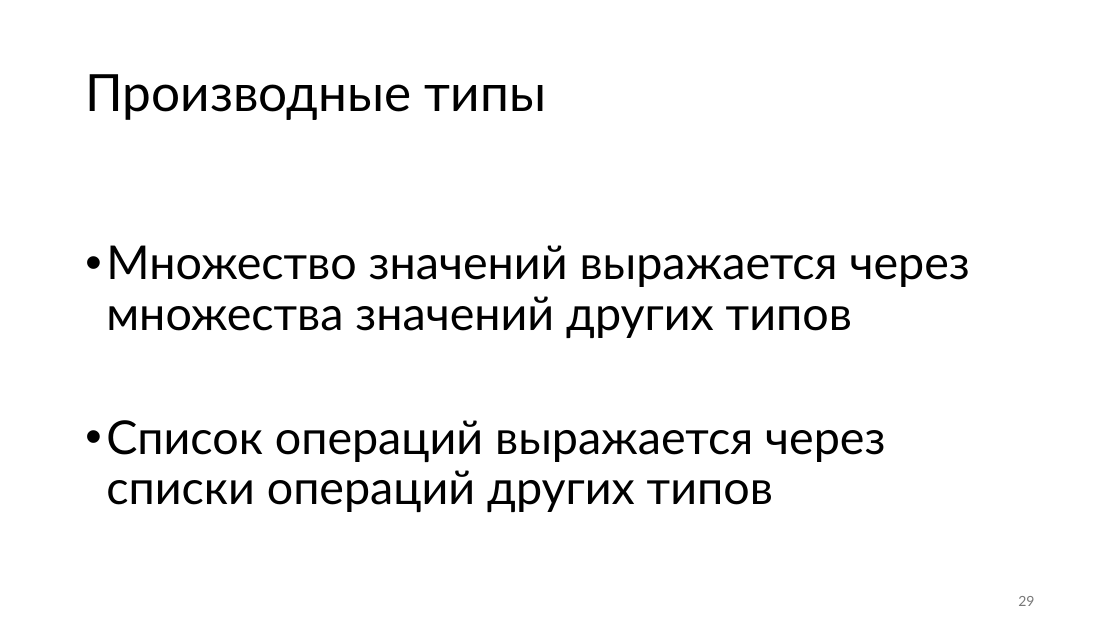
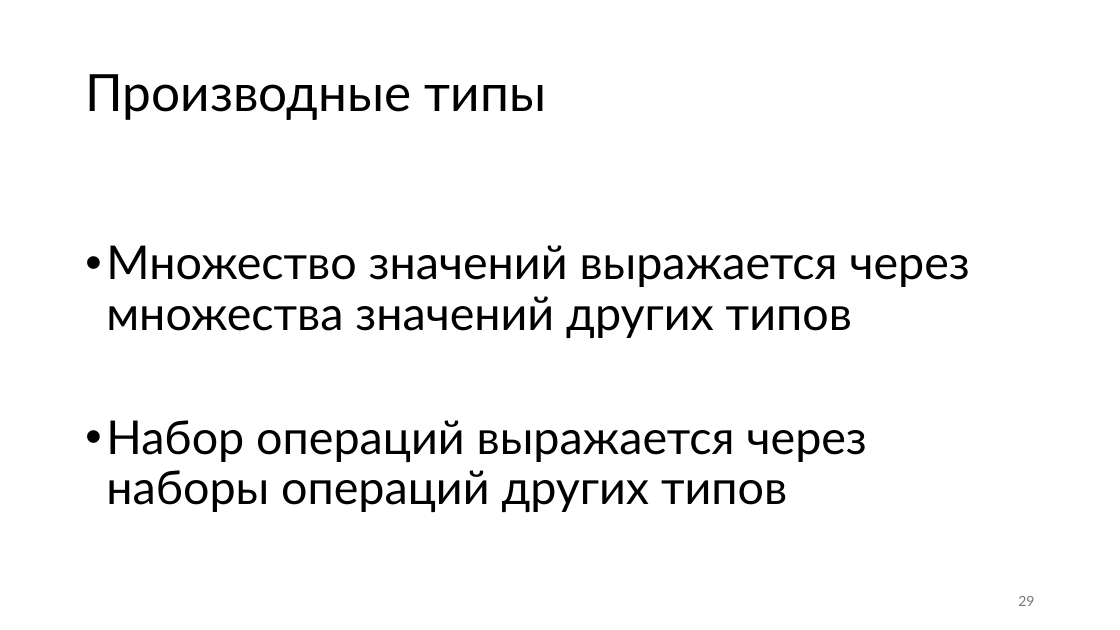
Before and after one commit to Evgueni-Petrov-aka-espetrov/Algorithms-and-Programming-in-C-pptx, a slide deck: slide 29 of 001 Типы языка Си.pptx. Drawn at 1120x630 pixels with LibreOffice and Linux fonts; fonts in the diff are those of the drawing. Boxes give left, top, right and bottom in pixels: in the first picture for what was removed or moved away, otherwise in the second. Text is boxed around its words. In the diff, an @@ line names an element or a change of style, - is before the commit and + after.

```diff
--- a/001 Типы языка Си.pptx
+++ b/001 Типы языка Си.pptx
@@ text at (x1=106, y1=420, x2=867, y2=512): text changed @@
-• Список операций выражается через списки операций других типов
+• Набор операций выражается через наборы операций других типов
```
Also in this commit, not shown: 16 other slides changed, 1 other file.
